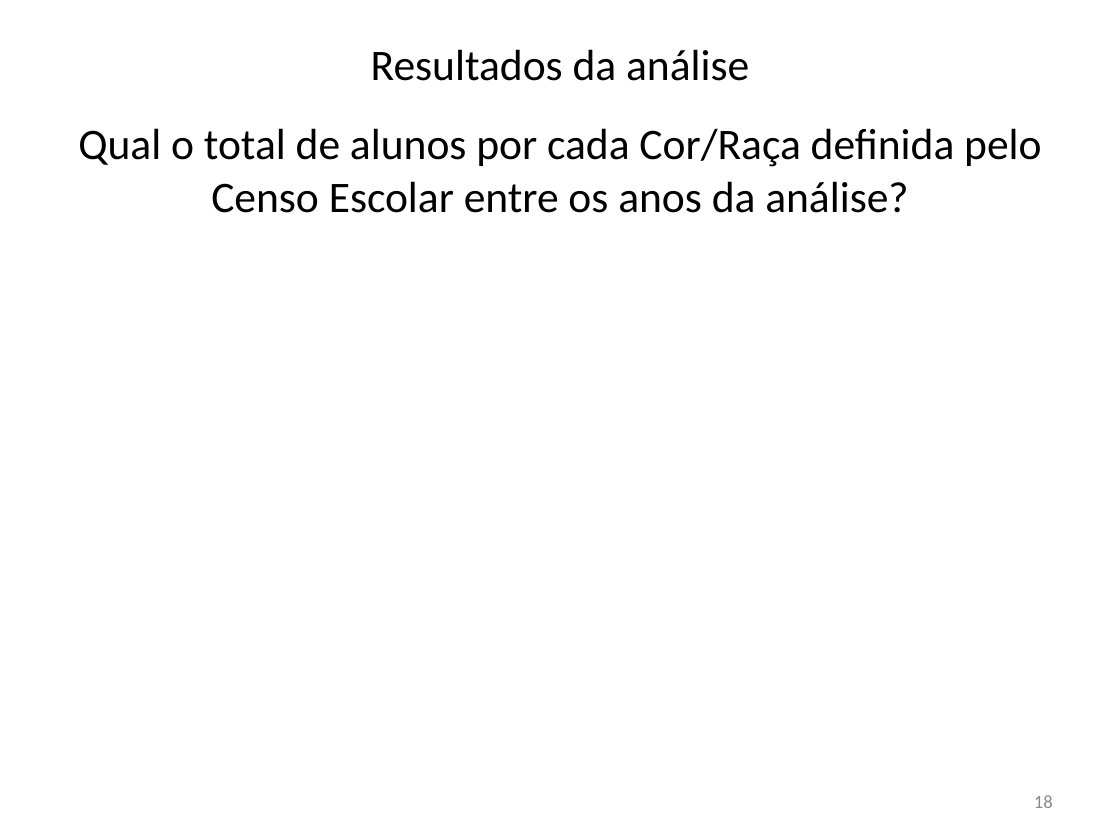
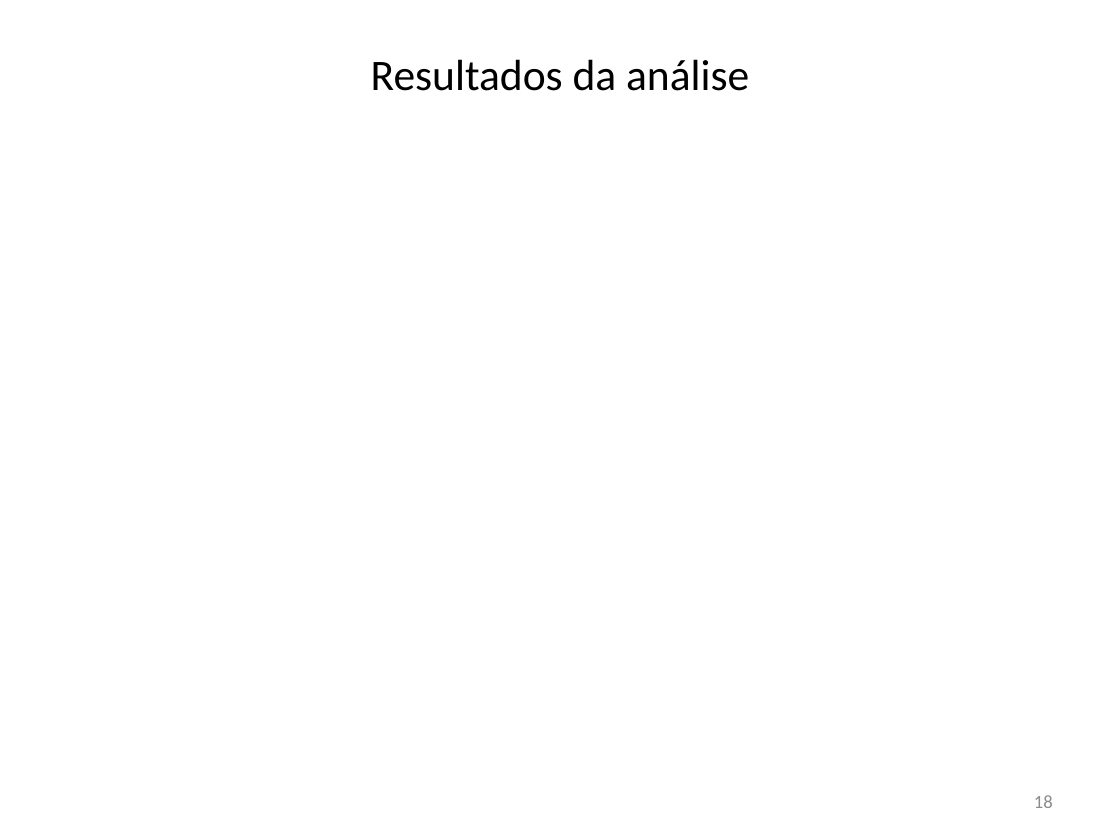
Before and after one commit to krieggerms/Analise-da-Insercao-do-Aluno-Negro-com-BI, a slide deck: slide 18 of APRESENTAÇÃO TCC.pptx. Drawn at 1120x840 pixels with LibreOffice and Linux fonts; fonts in the diff are those of the drawing; background and template pictures are left out. Boxes give left, top, right and bottom in pixels: in the first picture for what was removed or moved away, otherwise in the second. Text is boxed around its words. In the diff, an @@ line names an element or a change of style, - is before the commit and + after.

```diff
--- a/APRESENTAÇÃO TCC.pptx
+++ b/APRESENTAÇÃO TCC.pptx
@@ title "Resultados da análise": place and size @@
-title "Resultados da análise" at bbox=[371, 49, 749, 81]
+title "Resultados da análise" at bbox=[371, 59, 749, 91]
@@ text removed at bbox=[78, 128, 1041, 213] @@
-Qual o total de alunos por cada Cor/Raça definida pelo Censo Escolar entre os anos da análise?
```
Also in this commit, not shown: 16 other slides changed, 1 other file.
